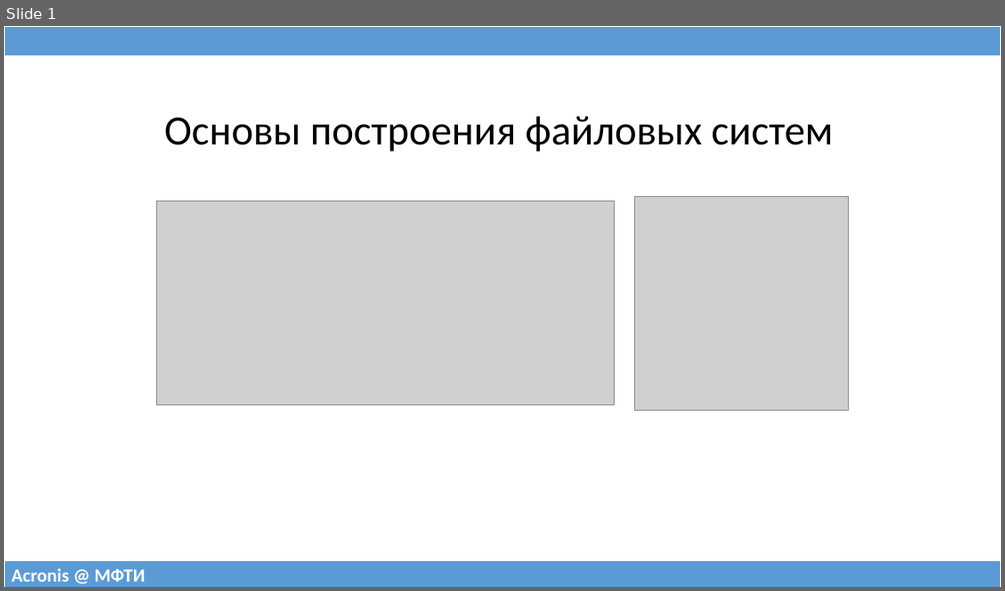
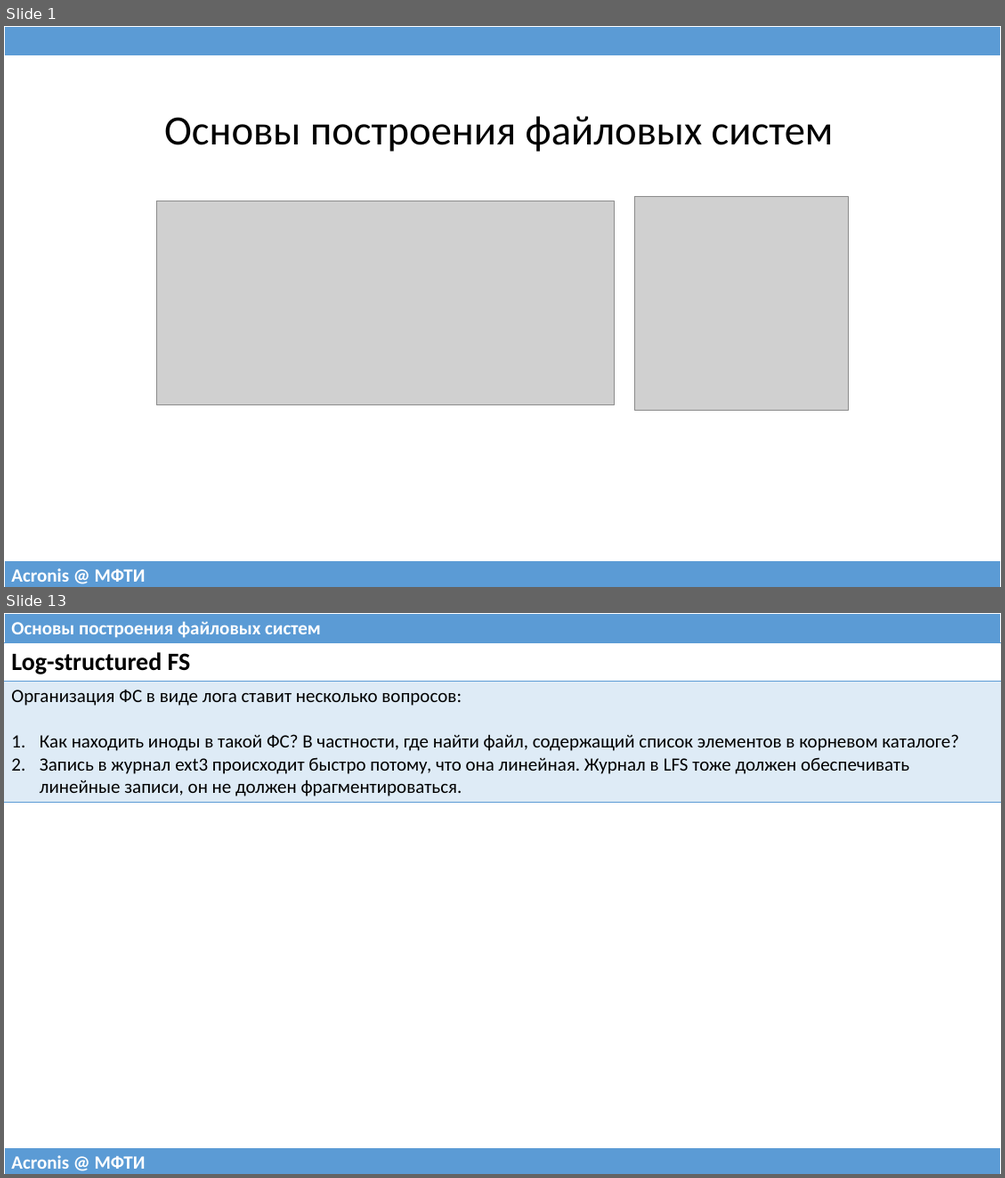
Before and after one commit to 75cc8545e7b021ed280ed0ef99fc7fc4/filesystems-101, a slide deck: talks/src/class08.pptx. Shown one above the other, each under a label of ours: slide 1 before the commit, slides 1 and 13 after it; the slides between them are not shown. The pictures are 1005x591 and 1005x1178 pixels, drawn with LibreOffice and Linux fonts; fonts in the diff are those of the drawing; grey boxes stand for pictures. Boxes give left, top, right and bottom in pixels: in the first picture for what was removed or moved away, otherwise in the second. Text is boxed around its words. In the diff, an @@ line names an element or a change of style, - is before the commit and + after.

Commit message:
Added class08 (log-structured file system).

```diff
--- a/talks/src/class08.pptx
+++ b/talks/src/class08.pptx
@@ slide 13 added at (x1=4, y1=613, x2=1001, y2=1174), background #FFFFFF @@
@@ table added at (x1=4, y1=613, x2=1001, y2=643), 1 rows, 1 columns @@
+Основы построения файловых систем
@@ table added at (x1=4, y1=643, x2=1001, y2=800), 2 rows, 1 columns @@
+Log-structured FS
+Организация ФС в виде лога ставит несколько вопросов: / Как находить иноды в такой ФС? В частности, где найти файл, содержащий список элементов в корневом каталоге? / Запись в журнал ext3 происходит быстро потому, что она линейная. Журнал в LFS тоже должен обеспечивать линейные записи, он не должен фрагментироваться.
@@ table added at (x1=4, y1=1147, x2=1001, y2=1174), 1 rows, 1 columns @@
+Acronis @ МФТИ
```
Also in this commit, not shown: 1 slide changed, 28 other slides added, 24 slides removed, 1 other file.
